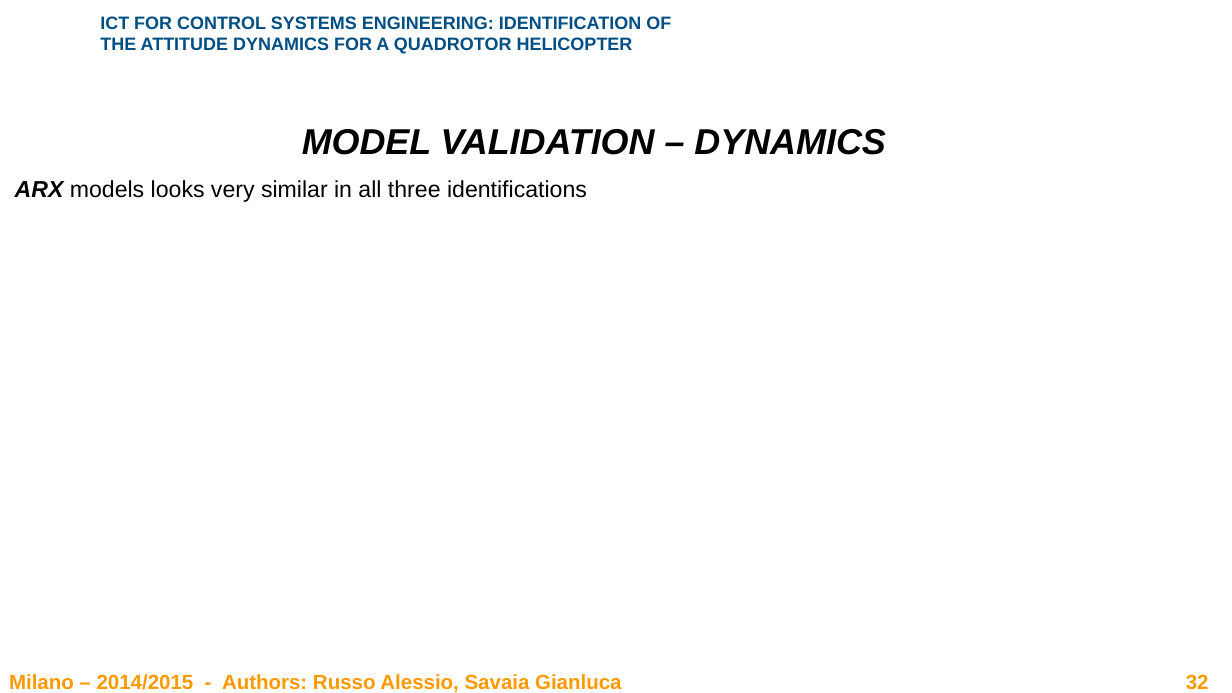
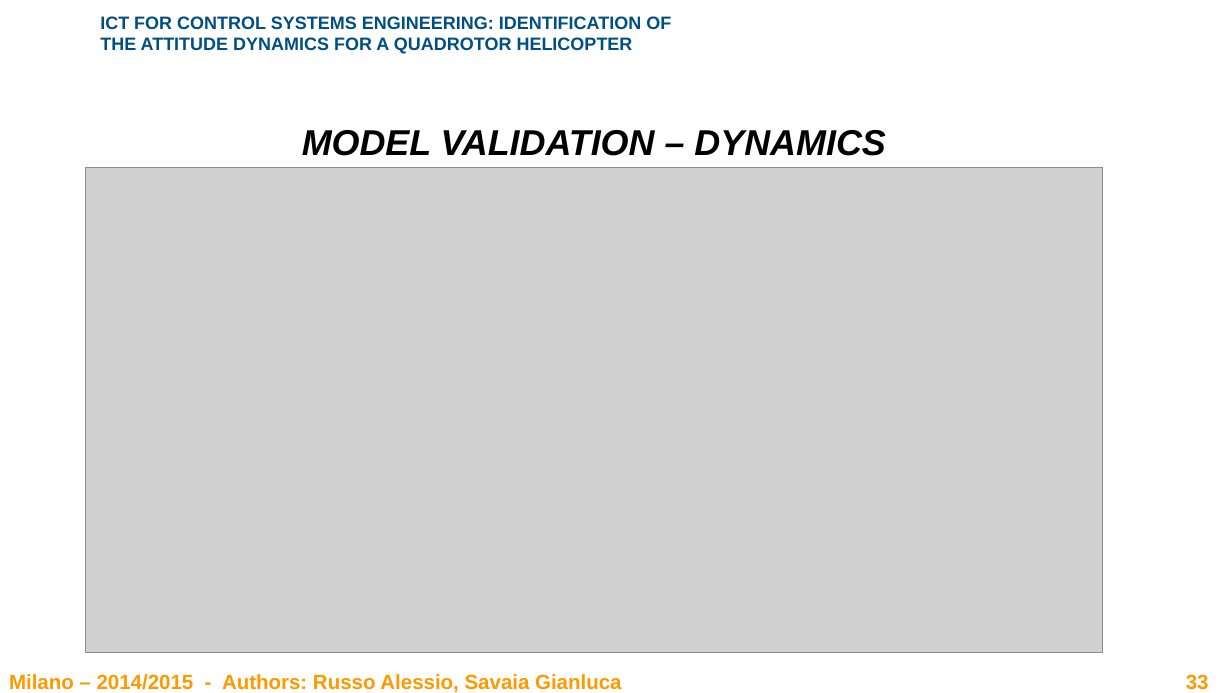
Before and after one commit to rssalessio/BlackBox-Quadrotor-Identification, a slide deck: slide 33 of report/Report.pptx (slide 32 before the commit). Drawn at 1232x693 pixels with LibreOffice and Linux fonts; fonts in the diff are those of the drawing; grey boxes stand for pictures; background and template pictures are left out. Boxes give left, top, right and bottom in pixels: in the first picture for what was removed or moved away, otherwise in the second. Text is boxed around its words. In the diff, an @@ line names an element or a change of style, - is before the commit and + after.

```diff
--- a/report/Report.pptx
+++ b/report/Report.pptx
@@ picture added at (86, 167, 1103, 653) @@
@@ text at (15, 180, 587, 202): paragraph removed @@
-ARX models looks very similar in all three identifications
@@ page number at (1186, 674, 1209, 690): text changed @@
-32
+33
```
Also in this commit, not shown: 1 other slide changed, 3 other files.
